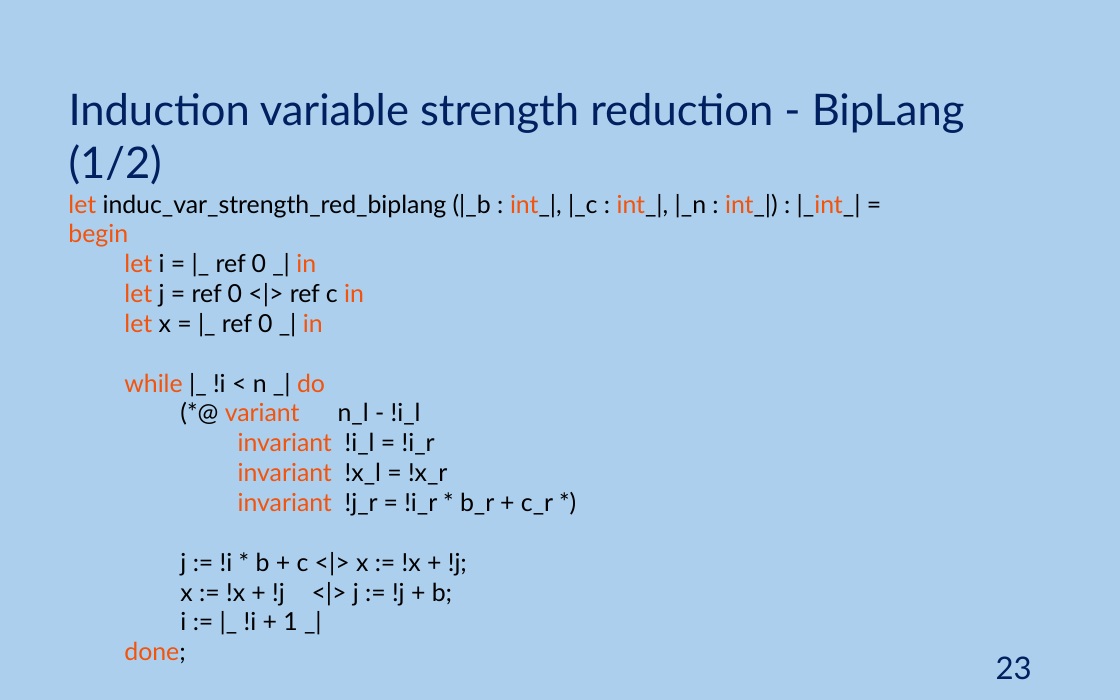
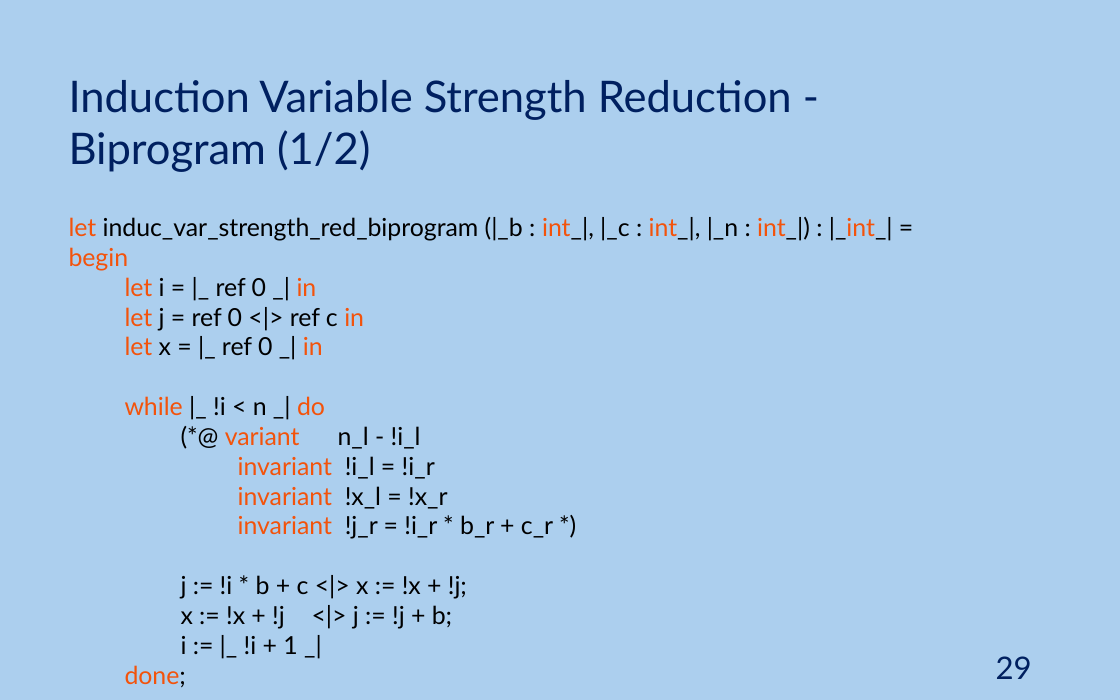
Before and after one commit to JoaoNini75/MasterThesis, a slide deck: slide 29 of tese/presentation/Ap Tese.pptx (slide 23 before the commit). Drawn at 1120x700 pixels with LibreOffice and Linux fonts; fonts in the diff are those of the drawing. Boxes give left, top, right and bottom in pixels: in the first picture for what was removed or moved away, otherwise in the second. Text is boxed around its words. In the diff, an @@ line names an element or a change of style, - is before the commit and + after.

```diff
--- a/tese/presentation/Ap Tese.pptx
+++ b/tese/presentation/Ap Tese.pptx
@@ text at box(69, 80, 792, 172): text changed @@
-Induction variable strength reduction - BipLang (1/2)
+Induction Variable Strength Reduction -
+Biprogram (1/2)
@@ text "let induc_var_strength_red_biprogram (|_b : int_|, ...": place and size @@
-text "let induc_var_strength_red_biprogram (|_b : int_|, ..." at box(68, 194, 861, 663)
+text "let induc_var_strength_red_biprogram (|_b : int_|, ..." at box(69, 217, 893, 687)
@@ text at box(69, 217, 893, 271): text changed @@
-let induc_var_strength_red_biplang (|_b : int_|, |_c : int_|, |_n : int_|) : |_int_| = begin
+let induc_var_strength_red_biprogram (|_b : int_|, |_c : int_|, |_n : int_|) : |_int_| = begin
@@ page number at box(996, 656, 1032, 679): text changed @@
-23
+29
```
Also in this commit, not shown: 16 other slides changed, 5 slides added, 24 slides removed.
